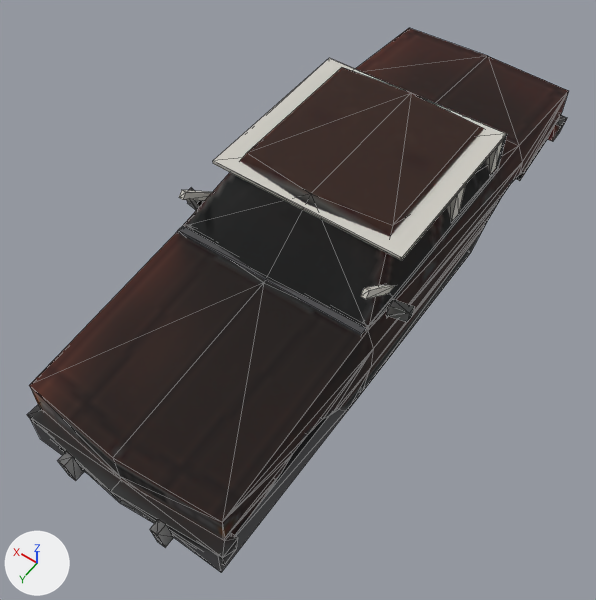
The glTF model assets/vehicles/cruiser/cruiser.glb as it was, and as the next commit left it.
One viewpoint serves both versions: a 50 mm camera at (-2.37, 3.81, 5.62) aimed at (-0.04, 0.55, 0.5). The axes (+X, +Y, +Z) are drawn at lower left. The lights are the same throughout. The first picture is the older version. Mesh edges are drawn as thin lines. Vertices at exactly the same position are counted once.

Names of what the first picture shows: 'bay', 'body', 'hood', 'interior'.
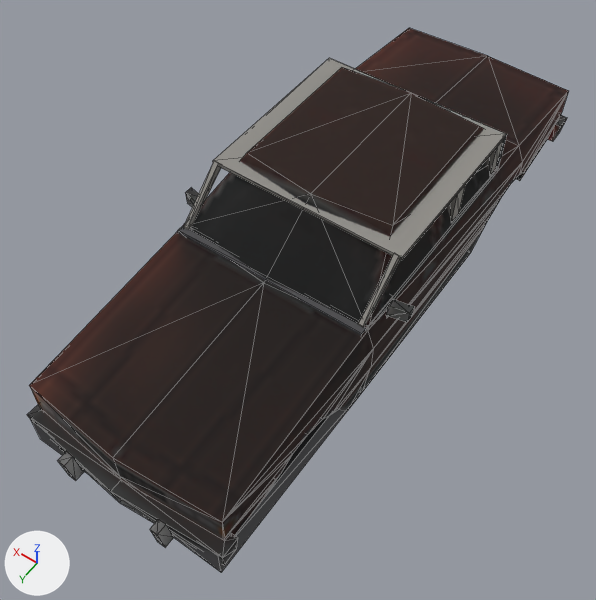
Where the change shows, as pixel boxes [x1, y1, x2, y2] in the pictures (596 x 600 px; the box of a moved part takes in the faces that stretch with it):
'interior', recoloured, reshaped
    both: [178, 58, 507, 336]
part 1 of me_interior, moved or reshaped
    before: [361, 285, 394, 299]
    after: [358, 253, 400, 327]
part 2 of me_interior, moved or reshaped
    before: [179, 190, 212, 201]
    after: [184, 161, 221, 230]

Patch to the scene script:
```diff
--- a/assets/vehicles/cruiser/cruiser.glb.py
+++ b/assets/vehicles/cruiser/cruiser.glb.py
@@ mat_int_liner @@
 mat_int_liner = principled_material('int_liner')
-mat_int_liner.base_color = (0.62, 0.6, 0.55)  # light grey #cecbc4
+mat_int_liner.base_color = (0.28, 0.27, 0.25)  # grey #908e89
 mat_int_liner.roughness = 0.95
@@ me_interior @@
 # used by ob_interior; location = (0.0, 0.0, 0.0)
-me_interior.from_pydata(...)  # 272 vertices, 352 faces; spans x -0.82..0.82, y -1.12..0.9, z 0.34..1.45
+me_interior.from_pydata(...)  # 284 vertices, 372 faces; spans x -0.82..0.82, y -1.12..0.9, z 0.34..1.45
+# me_interior part 1: the loose piece of 8 vertices spanning x -0.8..-0.76, y 0.4..0.85, z 1.04..1.44 is turned 98.2 degrees about the x axis through its middle
+# me_interior part 2: the loose piece of 8 vertices spanning x 0.76..0.8, y 0.4..0.85, z 1.04..1.44 is turned 98.2 degrees about the x axis through its middle
+# other edits to the shape of me_interior do not show in these pictures
 me_interior.materials.append(mat_int_plastic)
```
